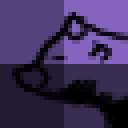
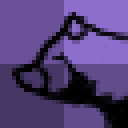
Before/after of a 128 × 128 layered artwork. What changed in the layer stack:
painted on "Layer 2" over [36, 32, 116, 96]
painted on "Layer 3" over [0, 0, 128, 128]
